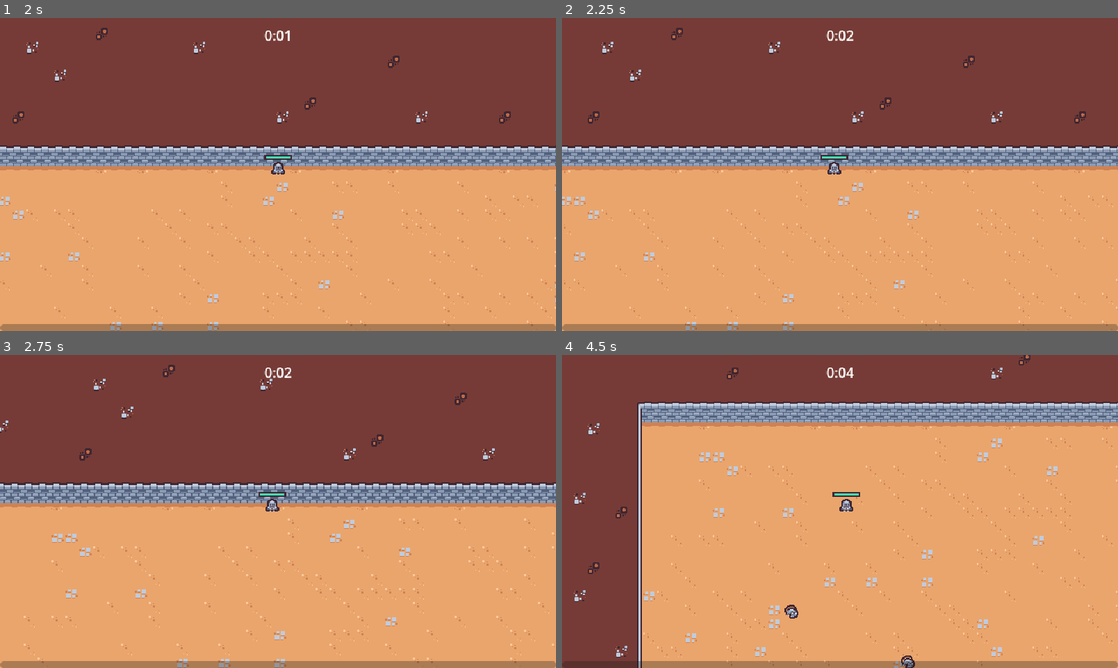
Above: before the commit, frames 1-4 (two rows, left to right).
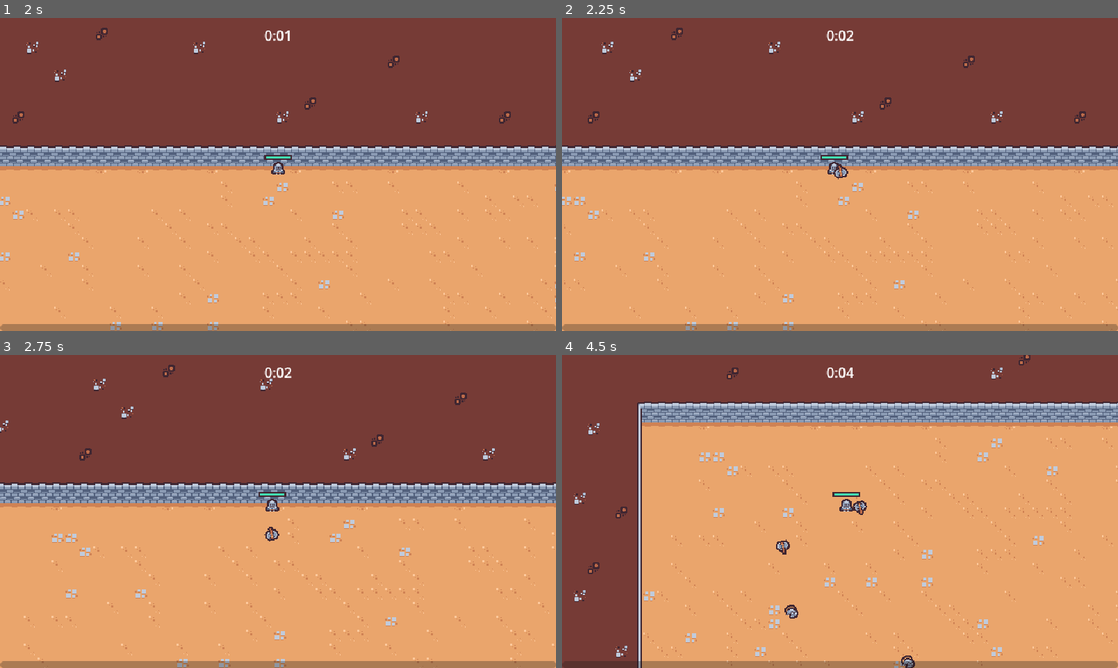
Above: after the commit, the same moments.

Repository: Ian-Ion/2d-survivors-course
Game: Godot game, scene res://scenes/main/main.tscn
Same seed, same stepped clock (60 frames per second), same inputs: the game is played once before the commit and once after it.
Inputs (mouse positions are in pixels of both pictures, inside the frame that each line leads up to):
- Up to frame 1 (2 s): move the mouse to (250, 237) at 0.52 s; press the mouse at (250, 237) at 0.53 s; hold W (move_up) from 0.53 s (still down); move the mouse to (444, 221) at 1.27 s; release the mouse at (444, 221) at 1.28 s; click (444, 221) at 1.35 s
- Up to frame 2 (2.25 s): move the mouse to (673, 127) at 2.02 s; release W (move_up) at 2.03 s; press the mouse at (673, 127) at 2.03 s; hold A (move_left) from 2.03 s (still down)
- Up to frame 3 (2.75 s): keep holding A (move_left)
- Up to frame 4 (4.5 s): move the mouse to (867, 511) at 2.77 s; release the mouse at (867, 511) at 2.78 s; click (867, 511) at 2.85 s; move the mouse to (756, 433) at 3.52 s; release A (move_left) at 3.53 s; press the mouse at (756, 433) at 3.53 s; hold S (move_down) 3.53-4.28 s; move the mouse to (962, 495) at 4.27 s; release the mouse at (962, 495) at 4.28 s; hold D (move_right) from 4.28 s (still down); click (962, 495) at 4.35 s

Frame 1 is identical in both runs. In frame 2, less than 0.1% of the frame differs, in the area x 48-52%, y 46-52%; in frame 3, less than 0.1%; in frame 4, 0.2%, in the area x 38-55%, y 46-64%.

Commit message:
Add AxeAbility

Diff:
--- /dev/null
+++ b/scenes/ability/axe_ability/axe_ability.gd
@@ -0,0 +1,28 @@
+extends Node2D
+class_name AxeAbility
+
+const MAX_RADIUS = 100
+
+@onready var hitbox_component = $HitboxComponent
+
+var base_rotation = Vector2.RIGHT
+
+
+func _ready():
+	base_rotation = Vector2.RIGHT.rotated(randf_range(0, TAU))
+
+	var tween = create_tween()
+	tween.tween_method(tween_method, 0.0, 2.0, 3)
+	tween.tween_callback(queue_free)
+
+
+func tween_method(rotations: float):
+	var percent = rotations / 2
+	var current_radius = (rotations / 2) * MAX_RADIUS
+	var current_direction = base_rotation.rotated(rotations * TAU)
+
+	var player = get_tree().get_first_node_in_group("player") as Node2D
+	if player == null:
+		return
+
+	global_position = player.global_position + (current_direction * current_radius)
--- /dev/null
+++ b/scenes/ability/axe_ability/axe_ability.tscn
@@ -0,0 +1,62 @@
+[gd_scene load_steps=8 format=3 uid="uid://c1trgsnq0xac2"]
+
+[ext_resource type="Script" path="res://scenes/ability/axe_ability/axe_ability.gd" id="1_47r28"]
+[ext_resource type="Texture2D" uid="uid://bvlamm8psc6n6" path="res://scenes/ability/axe_ability/axe.png" id="1_i42y4"]
+[ext_resource type="PackedScene" uid="uid://bsrcavkq8h1q" path="res://scenes/component/hitbox_component.tscn" id="3_lneeh"]
+
+[sub_resource type="Animation" id="Animation_wnbwo"]
+resource_name = "default"
+length = 0.5
+loop_mode = 1
+tracks/0/type = "value"
+tracks/0/imported = false
+tracks/0/enabled = true
+tracks/0/path = NodePath("Sprite2D:rotation")
+tracks/0/interp = 1
+tracks/0/loop_wrap = true
+tracks/0/keys = {
+"times": PackedFloat32Array(0, 0.5),
+"transitions": PackedFloat32Array(1, 1),
+"update": 0,
+"values": [0.0, 6.28319]
+}
+
+[sub_resource type="Animation" id="Animation_twp82"]
+length = 0.001
+tracks/0/type = "value"
+tracks/0/imported = false
+tracks/0/enabled = true
+tracks/0/path = NodePath("Sprite2D:rotation")
+tracks/0/interp = 1
+tracks/0/loop_wrap = true
+tracks/0/keys = {
+"times": PackedFloat32Array(0),
+"transitions": PackedFloat32Array(1),
+"update": 0,
+"values": [0.0]
+}
+
+[sub_resource type="AnimationLibrary" id="AnimationLibrary_thgmq"]
+_data = {
+"RESET": SubResource("Animation_twp82"),
+"default": SubResource("Animation_wnbwo")
+}
+
+[sub_resource type="CircleShape2D" id="CircleShape2D_nm2w3"]
+
+[node name="AxeAbility" type="Node2D"]
+script = ExtResource("1_47r28")
+
+[node name="AnimationPlayer" type="AnimationPlayer" parent="."]
+libraries = {
+"": SubResource("AnimationLibrary_thgmq")
+}
+autoplay = "default"
+
+[node name="Sprite2D" type="Sprite2D" parent="."]
+texture = ExtResource("1_i42y4")
+
+[node name="HitboxComponent" parent="." instance=ExtResource("3_lneeh")]
+
+[node name="CollisionShape2D" type="CollisionShape2D" parent="HitboxComponent"]
+shape = SubResource("CircleShape2D_nm2w3")
--- /dev/null
+++ b/scenes/ability/axe_ability_controller/axe_ability_controller.gd
@@ -0,0 +1,24 @@
+extends Node
+
+@export var axe_ability_scene: PackedScene
+
+var damage = 10
+
+
+func _ready():
+	$Timer.timeout.connect(on_timer_timeout)
+
+
+func on_timer_timeout():
+	var player = get_tree().get_first_node_in_group("player") as Node2D
+	if player == null:
+		return
+
+	var foreground = get_tree().get_first_node_in_group("foreground_layer") as Node2D
+	if foreground == null:
+		return
+
+	var axe_instance = axe_ability_scene.instantiate() as AxeAbility
+	foreground.add_child(axe_instance)
+	axe_instance.global_position = player.global_position
+	axe_instance.hitbox_component.damage = damage
--- /dev/null
+++ b/scenes/ability/axe_ability_controller/axe_ability_controller.tscn
@@ -0,0 +1,12 @@
+[gd_scene load_steps=3 format=3 uid="uid://b81dnd6pbnei"]
+
+[ext_resource type="Script" path="res://scenes/ability/axe_ability_controller/axe_ability_controller.gd" id="1_qtq76"]
+[ext_resource type="PackedScene" uid="uid://c1trgsnq0xac2" path="res://scenes/ability/axe_ability/axe_ability.tscn" id="2_5kuh3"]
+
+[node name="AxeAbilityController" type="Node"]
+script = ExtResource("1_qtq76")
+axe_ability_scene = ExtResource("2_5kuh3")
+
+[node name="Timer" type="Timer" parent="."]
+wait_time = 2.0
+autostart = true
--- a/scenes/game_object/player/player.tscn
+++ b/scenes/game_object/player/player.tscn
@@ -1,9 +1,10 @@
-[gd_scene load_steps=10 format=3 uid="uid://vrhfp82ex7cn"]
+[gd_scene load_steps=11 format=3 uid="uid://vrhfp82ex7cn"]
 
 [ext_resource type="Script" path="res://scenes/game_object/player/player.gd" id="1_0euo7"]
 [ext_resource type="Texture2D" uid="uid://cwu05q5u3qs27" path="res://scenes/game_object/player/player.png" id="1_db4us"]
 [ext_resource type="PackedScene" uid="uid://csvpsvcwmtu0s" path="res://scenes/component/health_component.tscn" id="2_7xmlg"]
 [ext_resource type="PackedScene" uid="uid://com35jq1cobsb" path="res://scenes/ability/sword_ability_controller/sword_ability_controller.tscn" id="2_yyn2t"]
+[ext_resource type="PackedScene" uid="uid://b81dnd6pbnei" path="res://scenes/ability/axe_ability_controller/axe_ability_controller.tscn" id="4_kj5u7"]
 
 [sub_resource type="StyleBoxFlat" id="StyleBoxFlat_akerc"]
 bg_color = Color(0.247059, 0.14902, 0.192157, 1)
@@ -34,6 +35,8 @@
 [node name="AbilityManager" type="Node" parent="."]
 
 [node name="SwordAbilityController" parent="AbilityManager" instance=ExtResource("2_yyn2t")]
+
+[node name="AxeAbilityController" parent="AbilityManager" instance=ExtResource("4_kj5u7")]
 
 [node name="DamageIntervalTimer" type="Timer" parent="."]
 wait_time = 0.5
Binary file added: scenes/ability/axe_ability/axe.png
Not shown, added: scenes/ability/axe_ability/axe.png.import
